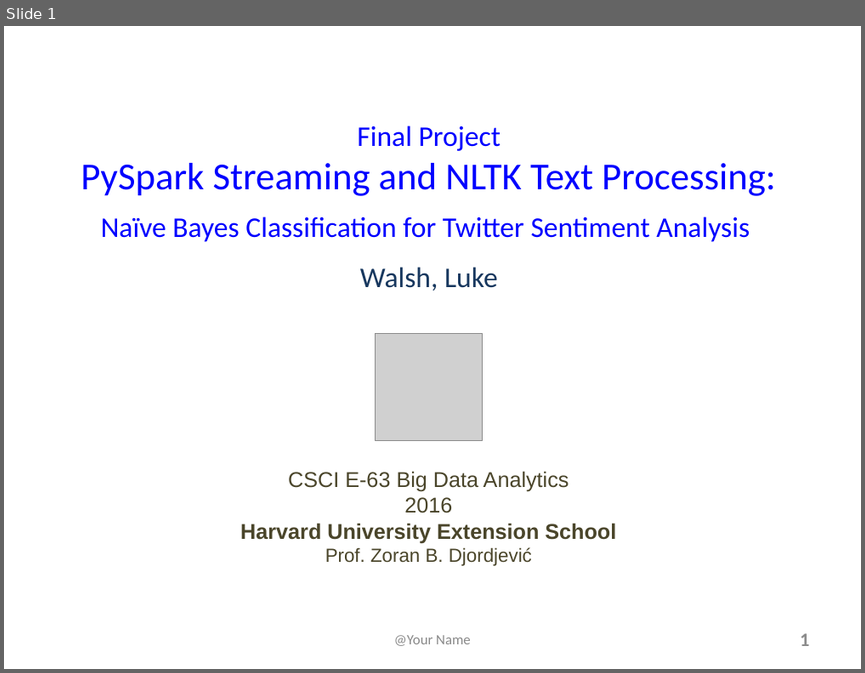
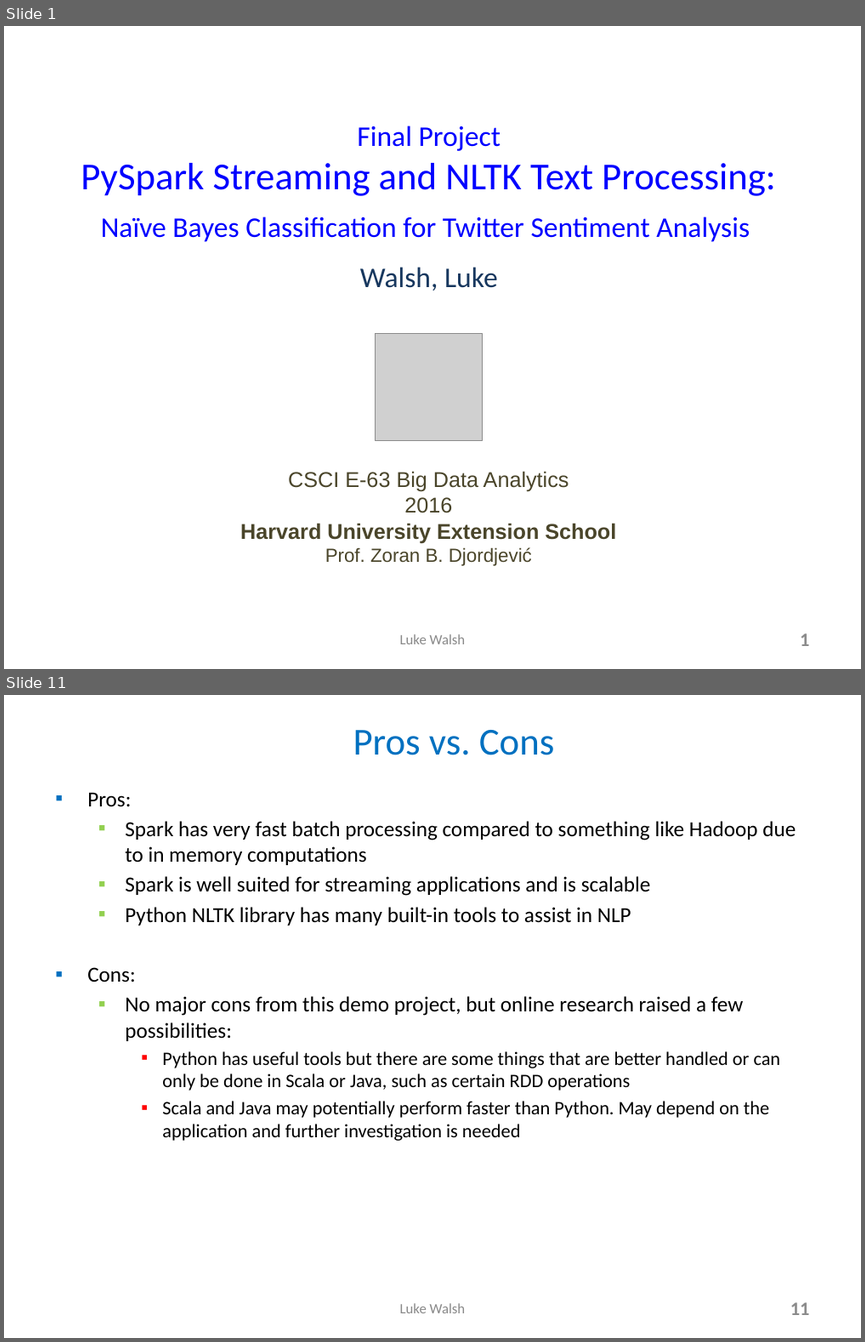
Before and after one commit to lukewalshct/Twitter_Sentiment, a slide deck: LWalsh_FinalProjectSlides.pptx. Shown one above the other, each under a label of ours: slide 1 before the commit, slides 1 and 11 after it; the slides between them are not shown. The pictures are 865x673 and 865x1342 pixels, drawn with LibreOffice and Linux fonts; fonts in the diff are those of the drawing; grey boxes stand for pictures. Boxes give left, top, right and bottom in pixels: in the first picture for what was removed or moved away, otherwise in the second. Text is boxed around its words. In the diff, an @@ line names an element or a change of style, - is before the commit and + after.

```diff
--- a/LWalsh_FinalProjectSlides.pptx
+++ b/LWalsh_FinalProjectSlides.pptx
@@ slide 11 added at (x1=4, y1=695, x2=861, y2=1338), background #FFFFFF @@
@@ title added at (x1=353, y1=730, x2=555, y2=755), 32 pt, text #0070C0 @@
+  Pros vs. Cons
@@ text added at (x1=87, y1=792, x2=795, y2=1140), 18 pt, text #000000 @@
+▪ Pros:
+  ▪ Spark has very fast batch processing compared to something like Hadoop due to in memory computations
+  ▪ Spark is well suited for streaming applications and is scalable
+  ▪ Python NLTK library has many built-in tools to assist in NLP
+▪ Cons:
+  ▪ No major cons from this demo project, but online research raised a few possibilities:
+    ▪ Python has useful tools but there are some things that are better handled or can only be done in Scala or Java, such as certain RDD operations
+    ▪ Scala and Java may potentially perform faster than Python. May depend on the application and further investigation is needed
@@ text added at (x1=400, y1=1303, x2=466, y2=1313), 12 pt, text #898989 @@
+Luke Walsh
@@ page number added at (x1=790, y1=1302, x2=810, y2=1315), 16 pt, text #8C8C8C, bold @@
+11
@@ slide 1 changed as well @@
@@ text at (x1=400, y1=634, x2=466, y2=644): text changed @@
-@Your Name
+Luke Walsh
```
Also in this commit, not shown: 2 other slides changed, 8 other slides added, 2 other files.
